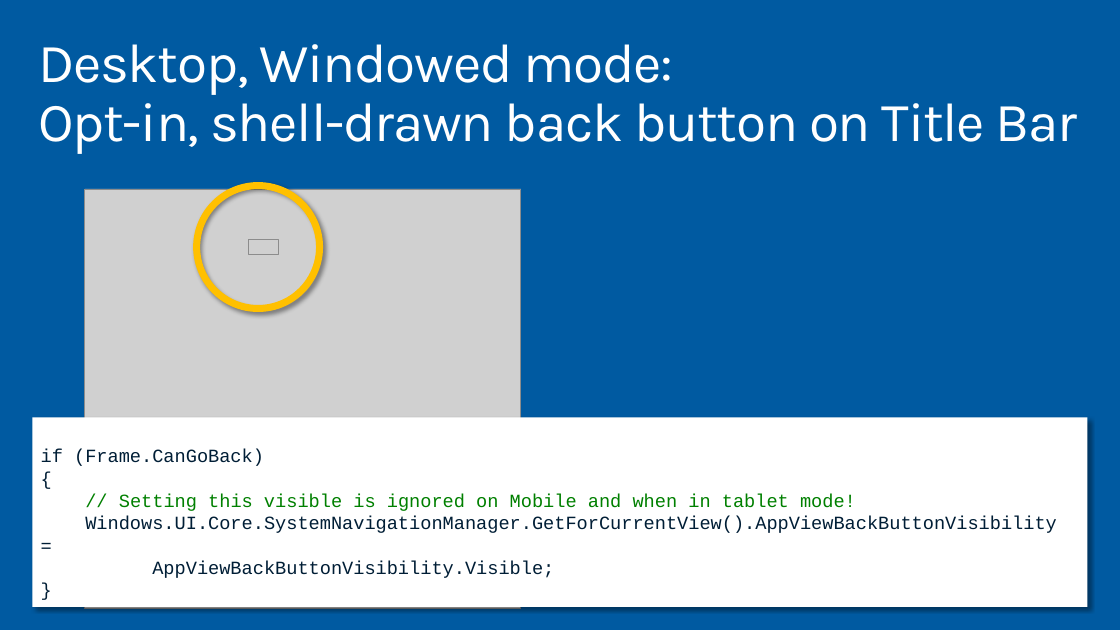
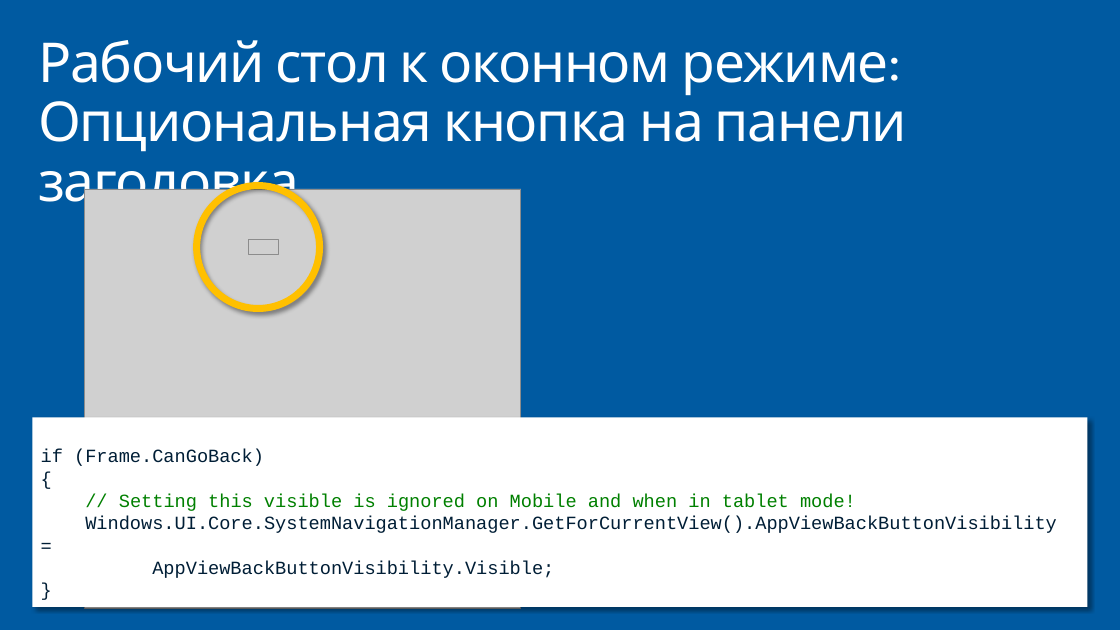
Before and after one commit to evangelism/WinDevWorkshop, a slide deck: slide 12 of !RU 01. Introduction/01. Intro to UWP.pptx. Drawn at 1120x630 pixels with LibreOffice and Linux fonts; fonts in the diff are those of the drawing; grey boxes stand for pictures. Boxes give left, top, right and bottom in pixels: in the first picture for what was removed or moved away, otherwise in the second. Text is boxed around its words. In the diff, an @@ line names an element or a change of style, - is before the commit and + after.

```diff
--- a/!RU 01. Introduction/01. Intro to UWP.pptx
+++ b/!RU 01. Introduction/01. Intro to UWP.pptx
@@ title at (38,40,907,215): text changed @@
-Desktop, Windowed mode:
-Opt-in, shell-drawn back button on Title Bar
+Рабочий стол к оконном режиме:
+Опциональная кнопка на панели заголовка
```
Also in this commit, not shown: 8 other slides changed, 2 slides added, 2 slides removed, 1 other file.
